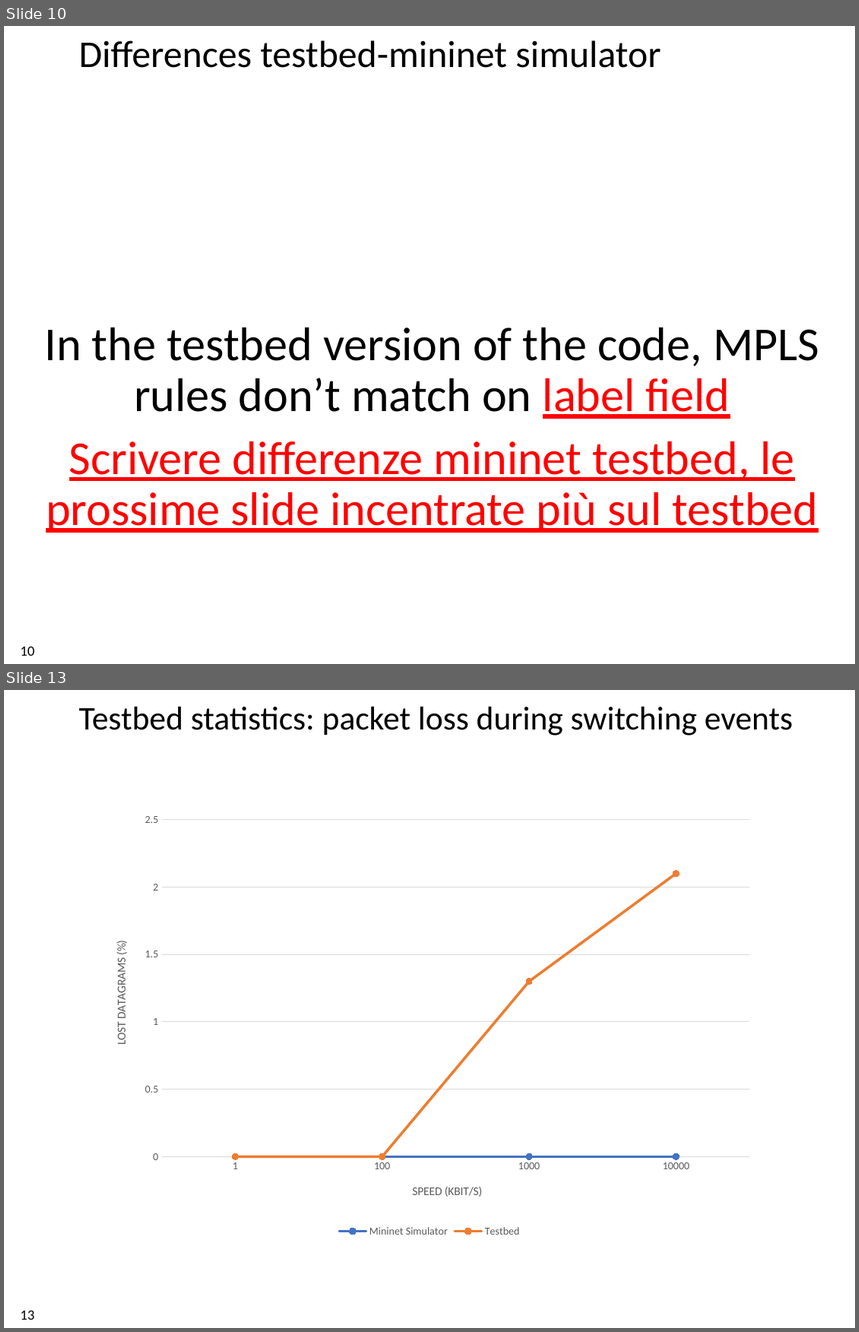
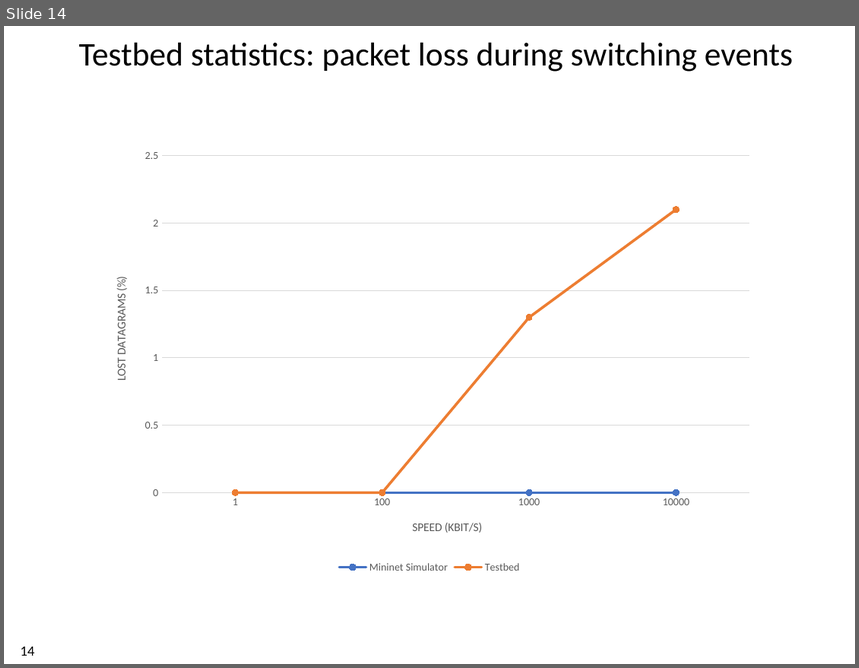
Before and after one commit to xdl907/switching-and-routing-project, a slide deck: template_project_exam__1_.pptx. Shown one above the other, each under a label of ours: slides 10 and 13 before the commit, slide 14 after it; the slides between them are not shown. The pictures are 859x1332 and 859x668 pixels, drawn with LibreOffice and Linux fonts; fonts in the diff are those of the drawing; background and template pictures are left out. Boxes give left, top, right and bottom in pixels: in the first picture for what was removed or moved away, otherwise in the second. Text is boxed around its words. In the diff, an @@ line names an element or a change of style, - is before the commit and + after.

```diff
--- a/template_project_exam__1_.pptx
+++ b/template_project_exam__1_.pptx
@@ slide 10 removed at box(4, 26, 855, 664), background #FFFFFF @@
@@ title removed at box(79, 40, 661, 68) @@
-Differences testbed-mininet simulator
@@ text removed at box(45, 327, 819, 533) @@
-In the testbed version of the code, MPLS rules don’t match on label field
-Scrivere differenze mininet testbed, le prossime slide incentrate più sul testbed
@@ page number removed at box(20, 647, 34, 656) @@
-10
@@ what was slide 13 is now slide 14 @@
@@ page number at box(20, 647, 34, 656): text changed @@
-13
+14
```
Also in this commit, not shown: 7 slides changed, 3 slides added, 1 other slide removed.
